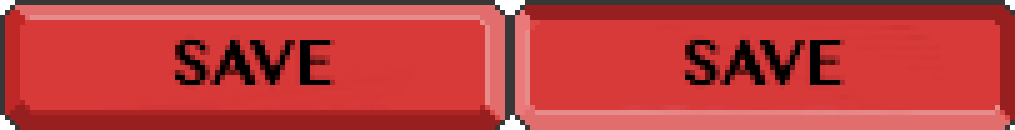
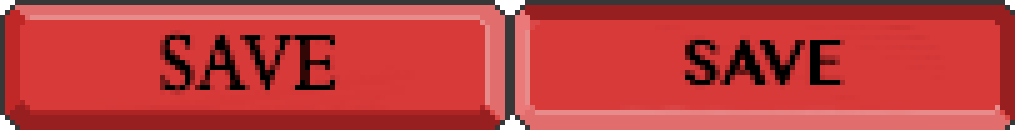
Comparing the layer stacks of the two 1015 × 130 images. Changes:
painted on "SAVE" over [160, 30, 340, 95]
